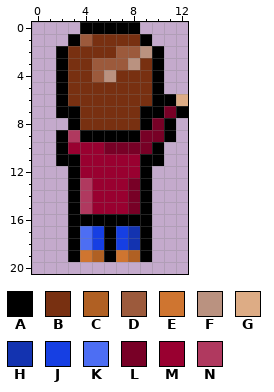
One commit to this pixel-art sprite: Sprites/Player/playerstationaryupbasicattack3.png. The picture above was drawn from the file before the commit.
The file is 13x21 pixels.
Palette (. is transparent): A #000000  B #783011  C #b06023  D #9c5a3c  E #cf7530  F #ba9280  G #ddac85  H #1333b0  J #163fe3  K #4d6ef3  L #780026  M #990030  N #b0395f
Pixels before, first column x 2:
 0 ..AAAAA....
 1 .ADBBBBA...
 2 ABBBBDDFA..
 3 ABBDDDFBA..
 4 ABBDFBBBA..
 5 ABBBBBBBA..
 6 ABBBBBBBAAG
 7 AABBBBBAALA
 8 .ABBBBBALA.
 9 ANAAAAALLA.
10 AMMMLLLLA..
11 AAMMMMMAA..
12 .AMMMMMA...
13 .ANMMMLA...
14 .ANMMMLA...
15 .ANMMMLA...
16 .AAAAAAA...
17 .AKJAJHA...
18 .AKJAJHA...
19 .AECAECA...
The result:
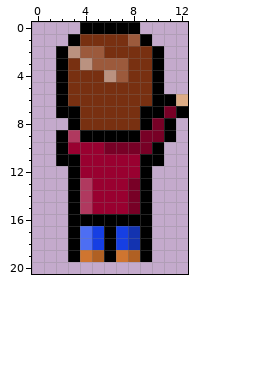
Difference:
Colour D becomes colour B in row 1 at x 4; in row 2 at x 7 to 8; in row 4 at x 5.
Colour F becomes colour B in row 2 at x 9; in row 3 at x 8.
Colour B becomes colour D in row 1 at x 8; in row 2 at x 4 to 5; in row 4 at x 7.
Colour B becomes colour F in row 2 at x 3; in row 3 at x 4.
Changed places in both pictures, as pixel boxes (x1, y1, x2, y2):
changed: (68, 34, 152, 82)
